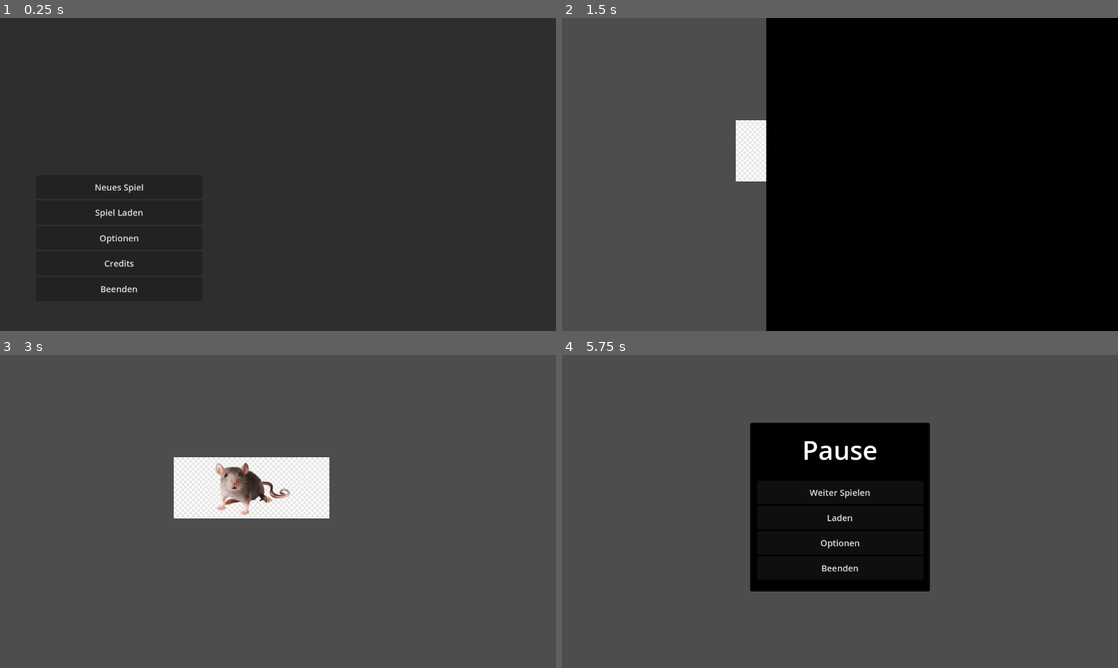
Above: before the commit, frames 1-4 (two rows, left to right).
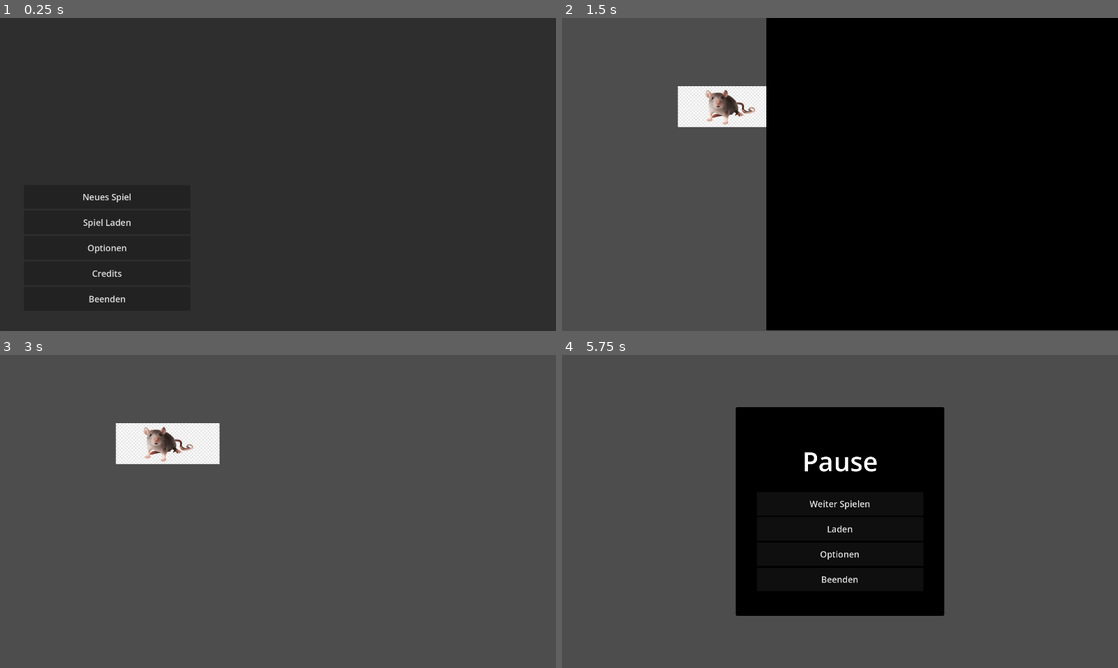
Above: after the commit, the same moments.

Repository: Shre1n/dont-forget
Game: Godot game, scene res://ui/menu.tscn
Same seed, same stepped clock (60 frames per second), same inputs: the game is played once before the commit and once after it.
Inputs:
- Up to frame 1 (0.25 s): no input
- Up to frame 2 (1.5 s): click "Neues Spiel" at 0.5 s; click "Neues Spiel" at 1.25 s
- Up to frame 3 (3 s): tap Enter at 2.75 s
- Up to frame 4 (5.75 s): tap Escape (ui_cancel) at 5.65 s

The runs differ from the first frame. In frame 1, 0.8% of the frame differs, in the area x 15-26%, y 53-91%; in frame 2, 3.0%; in frame 3, 7.4%; in frame 4, 8.9%, in the area x 31-69%, y 16-84%.

Commit message:
V1.5
Menu und spiel skalierung

Diff:
--- a/dont-forget/project.godot
+++ b/dont-forget/project.godot
@@ -20,6 +20,6 @@
 
 [display]
 
-window/size/viewport_width=1280
-window/size/viewport_height=720
+window/size/viewport_width=1920
+window/size/viewport_height=1080
 window/stretch/mode="viewport"
--- a/dont-forget/ui/loading_screen.tscn
+++ b/dont-forget/ui/loading_screen.tscn
@@ -534,8 +534,9 @@
 }
 
 [node name="LoadingScreen" type="Node2D"]
-scale = Vector2(5.33694, 5.00403)
+scale = Vector2(8.01694, 7.48403)
 script = ExtResource("1_u0qt2")
+metadata/_edit_group_ = true
 
 [node name="Control" type="Control" parent="."]
 layout_mode = 3
--- a/dont-forget/ui/menu.tscn
+++ b/dont-forget/ui/menu.tscn
@@ -45,45 +45,45 @@
 anchor_top = 1.0
 anchor_bottom = 1.0
 offset_left = 9.0
-offset_top = -356.0
-offset_right = 392.0
-offset_bottom = -67.0
+offset_top = -501.5
+offset_right = 583.5
+offset_bottom = -68.0
 grow_vertical = 0
-theme_override_constants/separation = 4
+theme_override_constants/separation = 6
 
 [node name="Start_Button" type="Button" parent="Panel/Panel/VBoxContainer"]
 layout_mode = 2
 size_flags_vertical = 3
 tooltip_text = "Startet ein neues Spiel"
-theme_override_font_sizes/font_size = 20
+theme_override_font_sizes/font_size = 30
 text = "Neues Spiel"
 
 [node name="Load_Button" type="Button" parent="Panel/Panel/VBoxContainer"]
 layout_mode = 2
 size_flags_vertical = 3
 tooltip_text = "Lädt den Letzten Speicherstand"
-theme_override_font_sizes/font_size = 20
+theme_override_font_sizes/font_size = 30
 text = "Spiel Laden"
 
 [node name="Options_Button" type="Button" parent="Panel/Panel/VBoxContainer"]
 layout_mode = 2
 size_flags_vertical = 3
 tooltip_text = "Öffnet die Einstellungen"
-theme_override_font_sizes/font_size = 20
+theme_override_font_sizes/font_size = 30
 text = "Optionen"
 
 [node name="Credits_Button" type="Button" parent="Panel/Panel/VBoxContainer"]
 layout_mode = 2
 size_flags_vertical = 3
 tooltip_text = "Zeigt die Entwickler"
-theme_override_font_sizes/font_size = 20
+theme_override_font_sizes/font_size = 30
 text = "Credits"
 
 [node name="Quit_Button" type="Button" parent="Panel/Panel/VBoxContainer"]
 layout_mode = 2
 size_flags_vertical = 3
 tooltip_text = "Beendet das Spiel"
-theme_override_font_sizes/font_size = 20
+theme_override_font_sizes/font_size = 30
 text = "Beenden"
 
 [node name="Options" parent="." instance=ExtResource("2_mc7cj")]
--- a/dont-forget/ui/options.tscn
+++ b/dont-forget/ui/options.tscn
@@ -1,6 +1,8 @@
-[gd_scene load_steps=3 format=3 uid="uid://cspyht3ytgvhx"]
+[gd_scene load_steps=4 format=3 uid="uid://cspyht3ytgvhx"]
 
 [ext_resource type="Script" path="res://ui/options.gd" id="1_sxokr"]
+
+[sub_resource type="ImageTexture" id="ImageTexture_lgjsh"]
 
 [sub_resource type="Theme" id="Theme_42qfs"]
 
@@ -60,10 +62,11 @@
 [node name="Volume2" type="Label" parent="Panel/Panel/VBoxContainer/HSplitContainer/VSplitContainer"]
 layout_mode = 2
 size_flags_vertical = 3
-theme_override_font_sizes/font_size = 20
+theme_override_font_sizes/font_size = 30
 text = "Gesamtlautstärke"
 
 [node name="Volume" type="HSlider" parent="Panel/Panel/VBoxContainer/HSplitContainer/VSplitContainer"]
+custom_minimum_size = Vector2(0, 30)
 layout_mode = 2
 size_flags_horizontal = 3
 size_flags_vertical = 3
@@ -74,7 +77,7 @@
 layout_mode = 2
 size_flags_vertical = 8
 tooltip_text = "Stummstellen des Spiels"
-theme_override_font_sizes/font_size = 20
+theme_override_font_sizes/font_size = 30
 text = "Mute"
 
 [node name="HSeparator" type="HSeparator" parent="Panel/Panel/VBoxContainer"]
@@ -89,7 +92,7 @@
 size_flags_horizontal = 3
 size_flags_vertical = 4
 tooltip_text = "Bildschirmauflösung anpassen"
-theme_override_font_sizes/font_size = 20
+theme_override_font_sizes/font_size = 30
 selected = 2
 item_count = 3
 popup/item_0/text = "1920x1080"
@@ -102,7 +105,7 @@
 layout_mode = 2
 size_flags_vertical = 4
 tooltip_text = "Vollbild an/ausschalten"
-theme_override_font_sizes/font_size = 20
+theme_override_font_sizes/font_size = 30
 text = "Vollbild"
 
 [node name="HSeparator2" type="HSeparator" parent="Panel/Panel/VBoxContainer"]
@@ -116,15 +119,16 @@
 layout_mode = 2
 size_flags_horizontal = 3
 tooltip_text = "Schließt die Einstellungen"
-theme_override_font_sizes/font_size = 20
+theme_override_font_sizes/font_size = 30
 text = "Zurück"
+icon = SubResource("ImageTexture_lgjsh")
 
 [node name="Reset_Btn" type="Button" parent="Panel/Panel/VBoxContainer/HSplitContainer3"]
 layout_mode = 2
 size_flags_horizontal = 3
 tooltip_text = "Setzt die Einstellungen zurück auf den Standart"
 theme = SubResource("Theme_42qfs")
-theme_override_font_sizes/font_size = 20
+theme_override_font_sizes/font_size = 30
 text = "Werkseinstellungen"
 
 [connection signal="value_changed" from="Panel/Panel/VBoxContainer/HSplitContainer/VSplitContainer/Volume" to="." method="_on_volume_value_changed"]
--- a/dont-forget/ui/pause_menu.tscn
+++ b/dont-forget/ui/pause_menu.tscn
@@ -18,71 +18,89 @@
 grow_vertical = 2
 script = ExtResource("1_u5ic6")
 
-[node name="Panel" type="Panel" parent="."]
+[node name="Control" type="Control" parent="."]
 layout_mode = 1
 anchors_preset = 8
 anchor_left = 0.5
 anchor_top = 0.5
 anchor_right = 0.5
 anchor_bottom = 0.5
-offset_left = -207.0
-offset_top = -204.0
-offset_right = 207.0
-offset_bottom = 184.0
 grow_horizontal = 2
 grow_vertical = 2
-theme_override_styles/panel = SubResource("StyleBoxFlat_np6pk")
 
-[node name="VBoxContainer" type="VBoxContainer" parent="Panel"]
+[node name="Panel" type="Panel" parent="Control"]
 layout_mode = 1
 anchors_preset = 8
 anchor_left = 0.5
 anchor_top = 0.5
 anchor_right = 0.5
 anchor_bottom = 0.5
-offset_left = -191.0
-offset_top = -200.0
-offset_right = 192.0
-offset_bottom = 167.0
+offset_left = -360.0
+offset_top = -360.0
+offset_right = 360.0
+offset_bottom = 360.0
 grow_horizontal = 2
 grow_vertical = 2
-theme_override_constants/separation = 4
+theme_override_styles/panel = SubResource("StyleBoxFlat_np6pk")
 
-[node name="Pause" type="Label" parent="Panel/VBoxContainer"]
+[node name="Control2" type="Control" parent="Control/Panel"]
+layout_mode = 1
+anchors_preset = 15
+anchor_right = 1.0
+anchor_bottom = 1.0
+grow_horizontal = 2
+grow_vertical = 2
+
+[node name="VBoxContainer" type="VBoxContainer" parent="Control/Panel/Control2"]
+layout_mode = 1
+anchors_preset = 8
+anchor_left = 0.5
+anchor_top = 0.5
+anchor_right = 0.5
+anchor_bottom = 0.5
+offset_left = -287.25
+offset_top = -275.25
+offset_right = 287.25
+offset_bottom = 275.25
+grow_horizontal = 2
+grow_vertical = 2
+theme_override_constants/separation = 6
+
+[node name="Pause" type="Label" parent="Control/Panel/Control2/VBoxContainer"]
 layout_mode = 2
 size_flags_vertical = 6
-theme_override_font_sizes/font_size = 60
+theme_override_font_sizes/font_size = 90
 text = "Pause"
 horizontal_alignment = 1
 
-[node name="Resume" type="Button" parent="Panel/VBoxContainer"]
-custom_minimum_size = Vector2(383, 54)
+[node name="Resume" type="Button" parent="Control/Panel/Control2/VBoxContainer"]
+custom_minimum_size = Vector2(574.5, 81)
 layout_mode = 2
 tooltip_text = "Zurück zum Spiel"
-theme_override_font_sizes/font_size = 20
+theme_override_font_sizes/font_size = 30
 text = "Weiter Spielen"
 
-[node name="Load" type="Button" parent="Panel/VBoxContainer"]
-custom_minimum_size = Vector2(383, 54)
+[node name="Load" type="Button" parent="Control/Panel/Control2/VBoxContainer"]
+custom_minimum_size = Vector2(574.5, 81)
 layout_mode = 2
 tooltip_text = "Letzten Speicherstand laden"
-theme_override_font_sizes/font_size = 20
+theme_override_font_sizes/font_size = 30
 text = "Laden"
 
-[node name="Options" type="Button" parent="Panel/VBoxContainer"]
-custom_minimum_size = Vector2(383, 54)
+[node name="Options" type="Button" parent="Control/Panel/Control2/VBoxContainer"]
+custom_minimum_size = Vector2(574.5, 81)
 layout_mode = 2
 tooltip_text = "Öffnet die Einstellungen"
-theme_override_font_sizes/font_size = 20
+theme_override_font_sizes/font_size = 30
 text = "Optionen"
 
-[node name="Quit" type="Button" parent="Panel/VBoxContainer"]
-custom_minimum_size = Vector2(383, 54)
+[node name="Quit" type="Button" parent="Control/Panel/Control2/VBoxContainer"]
+custom_minimum_size = Vector2(574.5, 81)
 layout_mode = 2
 tooltip_text = "Beendet das Spiel"
-theme_override_font_sizes/font_size = 20
+theme_override_font_sizes/font_size = 30
 text = "Beenden"
 
-[connection signal="pressed" from="Panel/VBoxContainer/Resume" to="." method="_on_resume_pressed"]
-[connection signal="pressed" from="Panel/VBoxContainer/Options" to="." method="_on_options_pressed"]
-[connection signal="pressed" from="Panel/VBoxContainer/Quit" to="." method="_on_quit_pressed"]
+[connection signal="pressed" from="Control/Panel/Control2/VBoxContainer/Resume" to="." method="_on_resume_pressed"]
+[connection signal="pressed" from="Control/Panel/Control2/VBoxContainer/Options" to="." method="_on_options_pressed"]
+[connection signal="pressed" from="Control/Panel/Control2/VBoxContainer/Quit" to="." method="_on_quit_pressed"]
